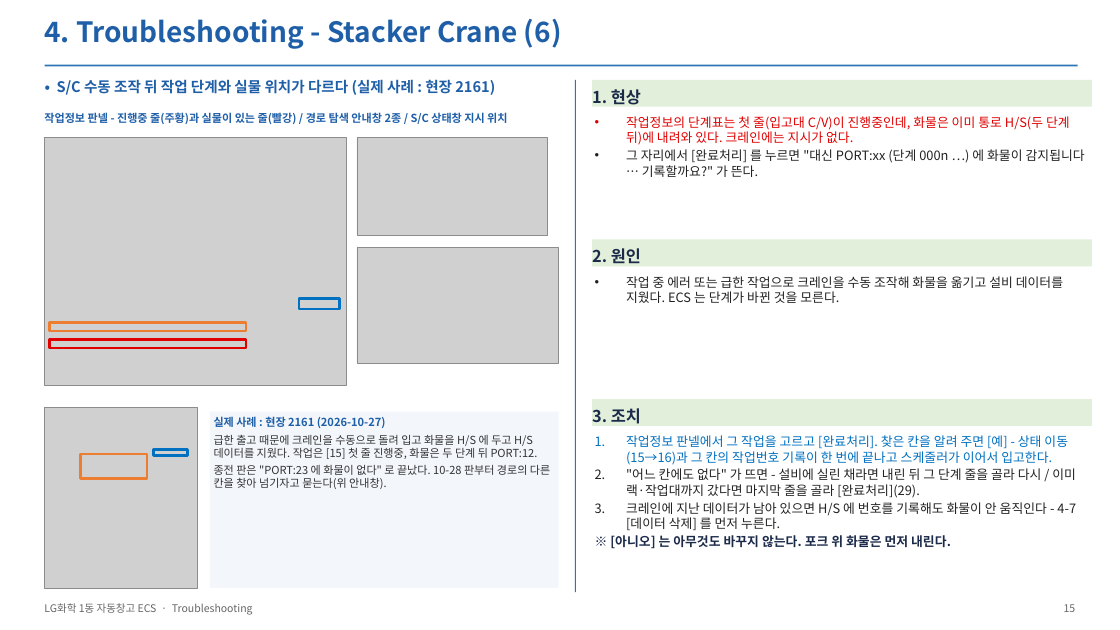
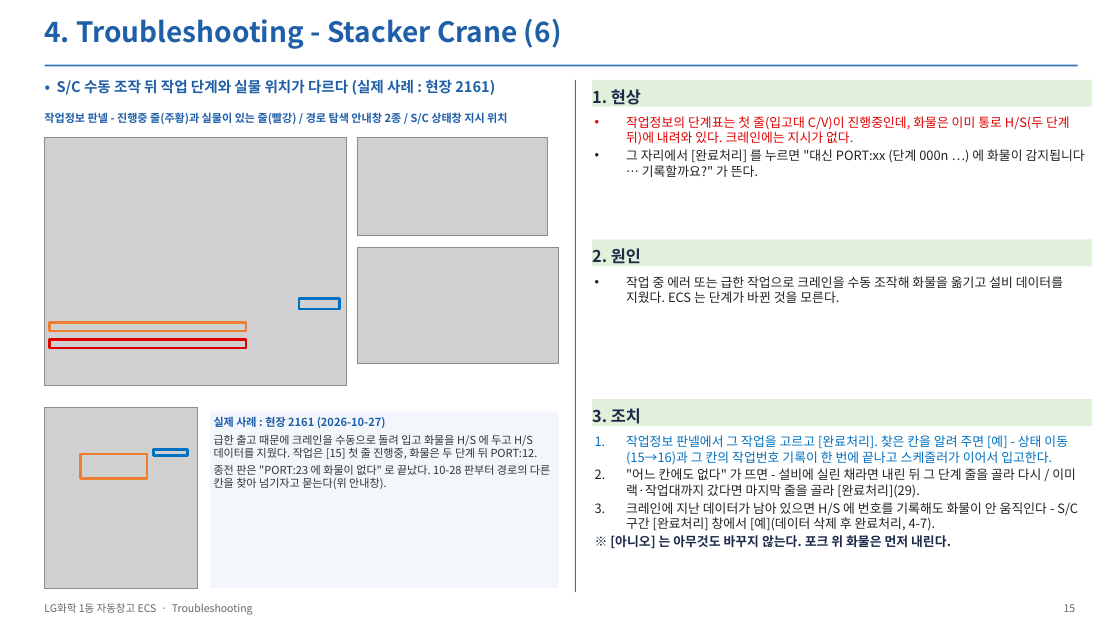
Before and after one commit to yeorijby-coder/LGLS_ALL, a slide deck: slide 15 of docs/산출물_20261110/05_ECS_Troubleshooting_1105.pptx. Drawn at 1120x630 pixels with LibreOffice and Linux fonts; fonts in the diff are those of the drawing; grey boxes stand for pictures. Boxes give left, top, right and bottom in pixels: in the first picture for what was removed or moved away, otherwise in the second. Text is boxed around its words. In the diff, an @@ line names an element or a change of style, - is before the commit and + after.

```diff
--- a/docs/산출물_20261110/05_ECS_Troubleshooting_1105.pptx
+++ b/docs/산출물_20261110/05_ECS_Troubleshooting_1105.pptx
@@ text at [626,502,1078,531]: text changed @@
-3. 크레인에 지난 데이터가 남아 있으면 H/S 에 번호를 기록해도 화물이 안 움직인다 - 4-7 [데이터 삭제] 를 먼저 누른다.
+3. 크레인에 지난 데이터가 남아 있으면 H/S 에 번호를 기록해도 화물이 안 움직인다 - S/C 구간 [완료처리] 창에서 [예](데이터 삭제 후 완료처리, 4-7).
```
Also in this commit, not shown: 5 other slides changed, 19 other files.
